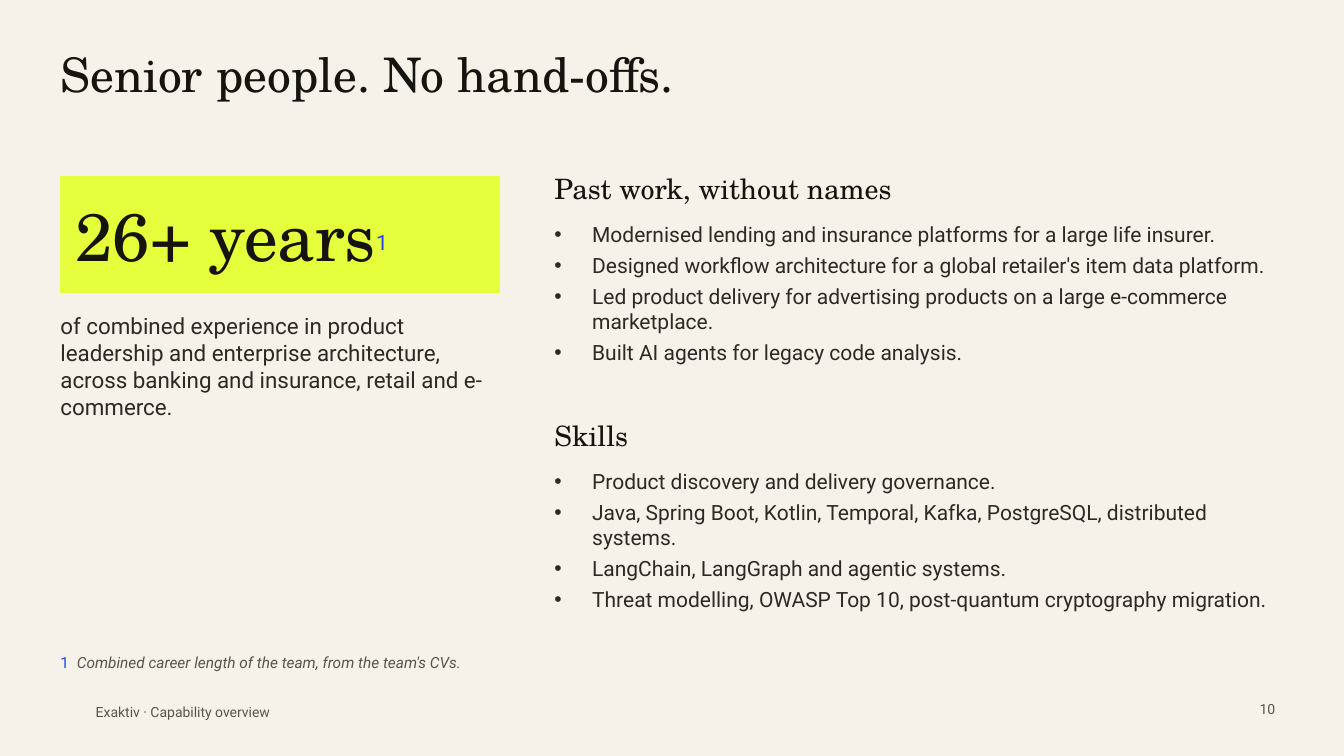
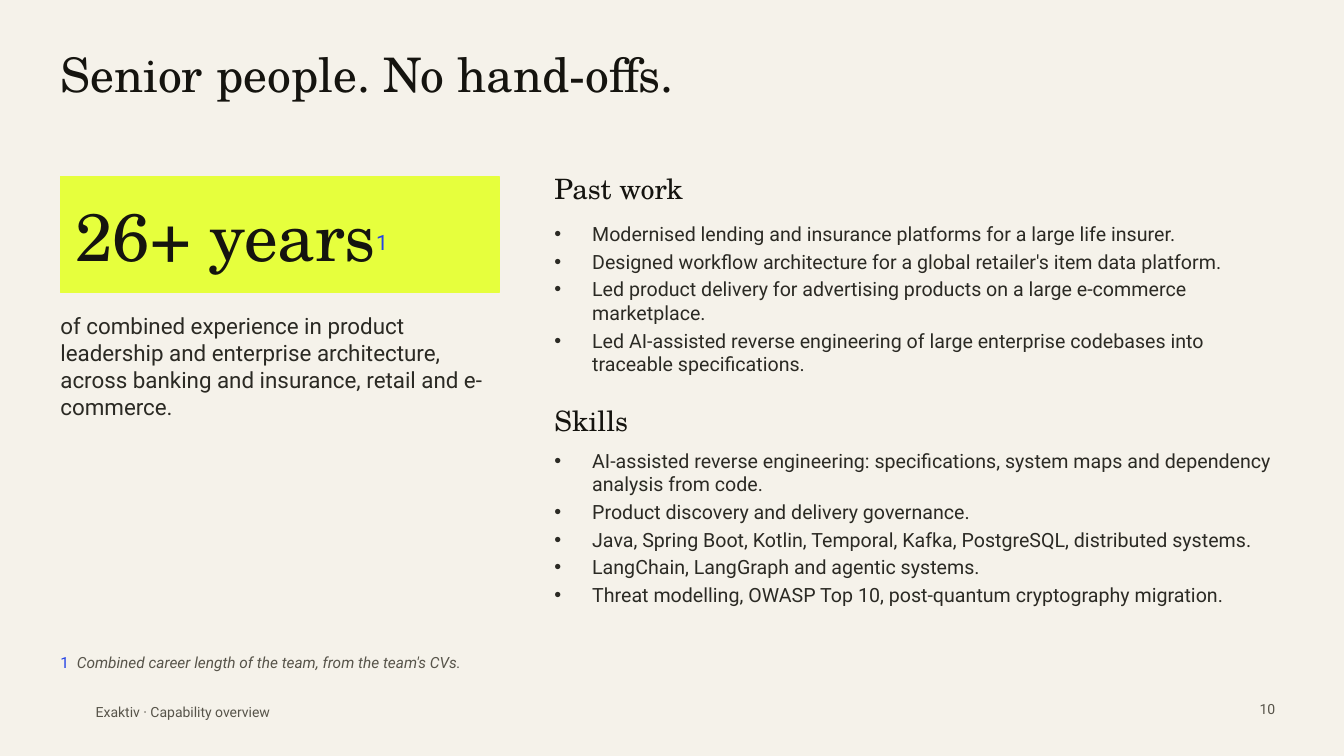
Before and after one commit to vedm1/exactiv, a slide deck: slide 10 of docs/sales/Exaktiv-capability-overview.pptx. Drawn at 1344x756 pixels with LibreOffice and Linux fonts; fonts in the diff are those of the drawing; background and template pictures are left out. Boxes give left, top, right and bottom in pixels: in the first picture for what was removed or moved away, otherwise in the second. Text is boxed around its words. In the diff, an @@ line names an element or a change of style, - is before the commit and + after.

```diff
--- a/docs/sales/Exaktiv-capability-overview.pptx
+++ b/docs/sales/Exaktiv-capability-overview.pptx
@@ text at <box>554,178,683,200</box>: text changed @@
-Past work, without names
+Past work
@@ text at <box>592,226,1221,324</box>: size 15 to 14 pt in "Modernised lending and insurance platforms for a ...", "Designed workflow architecture for a global retailer's ...", "Led product delivery for advertising products on ..."; less space between paragraphs @@
@@ text at <box>592,333,1204,375</box>: text changed; size 15 to 14 pt @@
-• Built AI agents for legacy code analysis.
+• Led AI-assisted reverse engineering of large enterprise codebases into traceable specifications.
@@ text "Skills": place and size @@
-text "Skills" at <box>554,425,628,447</box>
+text "Skills" at <box>554,410,628,432</box>
@@ text "AI-assisted reverse engineering: specifications, system ...": place and size @@
-text "AI-assisted reverse engineering: specifications, system ..." at <box>592,473,1266,612</box>
+text "AI-assisted reverse engineering: specifications, system ..." at <box>592,453,1271,606</box>
@@ text at <box>592,453,1271,495</box>: paragraph added @@
+• AI-assisted reverse engineering: specifications, system maps and dependency analysis from code.
@@ text at <box>592,504,1251,606</box>: size 15 to 14 pt in "Product discovery and delivery governance.", "Java, Spring Boot, Kotlin, Temporal, Kafka, PostgreSQL, ...", "LangChain, LangGraph and agentic systems.", "Threat modelling, OWASP Top 10, post-quantum cryptography ..."; less space between paragraphs @@
```
Also in this commit, not shown: 3 other files.
